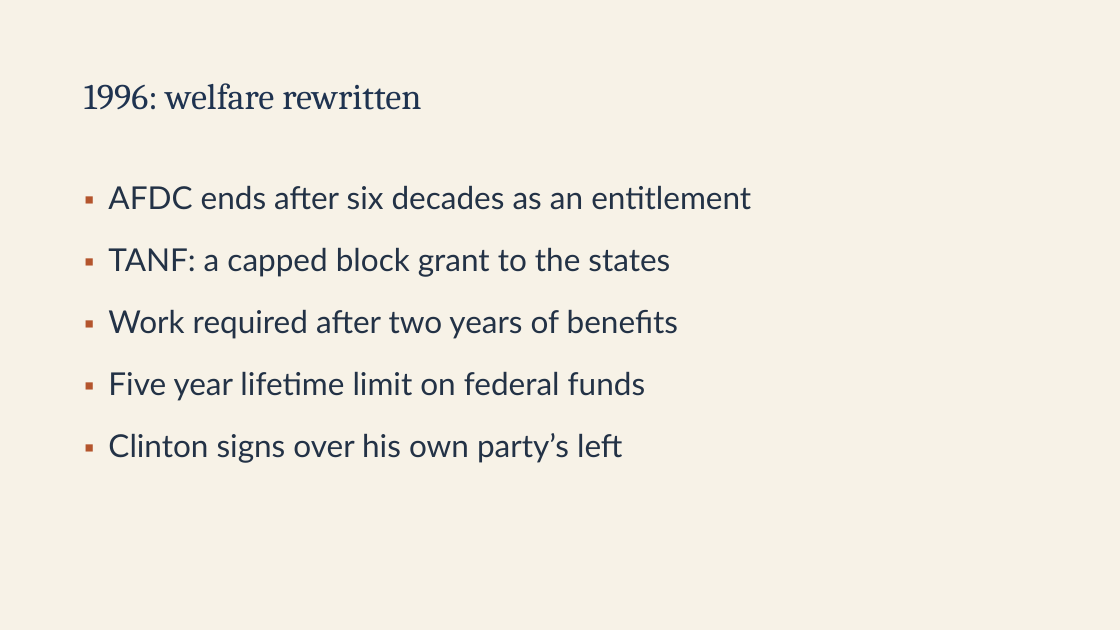
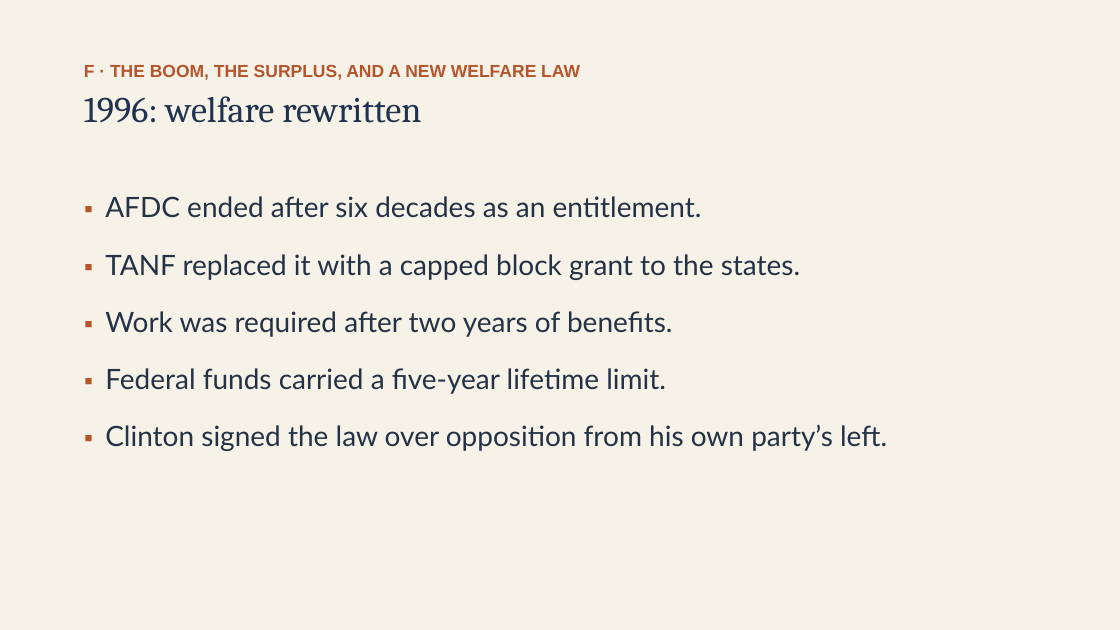
Before and after one commit to ab17gthb/humanities-curriculum-group, a slide deck: slide 19 of modern-america/lesson-03/lesson-03-slides.pptx. Drawn at 1120x630 pixels with LibreOffice and Linux fonts; fonts in the diff are those of the drawing. Boxes give left, top, right and bottom in pixels: in the first picture for what was removed or moved away, otherwise in the second. Text is boxed around its words. In the diff, an @@ line names an element or a change of style, - is before the commit and + after.

Commit message:
Rollout: Modern America L3 reworked and live (After the Cold War)

```diff
--- a/modern-america/lesson-03/lesson-03-slides.pptx
+++ b/modern-america/lesson-03/lesson-03-slides.pptx
@@ text "1996: welfare rewritten" moved from (x1=84, y1=83, x2=421, y2=110) to (x1=84, y1=96, x2=421, y2=123) @@
@@ text added at (x1=84, y1=65, x2=580, y2=80), 15 pt, text #B4552D, bold @@
+F · THE BOOM, THE SURPLUS, AND A NEW WELFARE LAW
@@ text at (x1=105, y1=196, x2=887, y2=451): text changed; size 27 to 24 pt @@
-▪ AFDC ends after six decades as an entitlement
-▪ TANF: a capped block grant to the states
-▪ Work required after two years of benefits
-▪ Five year lifetime limit on federal funds
-▪ Clinton signs over his own party’s left
+▪ AFDC ended after six decades as an entitlement.
+▪ TANF replaced it with a capped block grant to the states.
+▪ Work was required after two years of benefits.
+▪ Federal funds carried a five-year lifetime limit.
+▪ Clinton signed the law over opposition from his own party’s left.
```
Also in this commit, not shown: 8 other slides changed, 6 other files.
